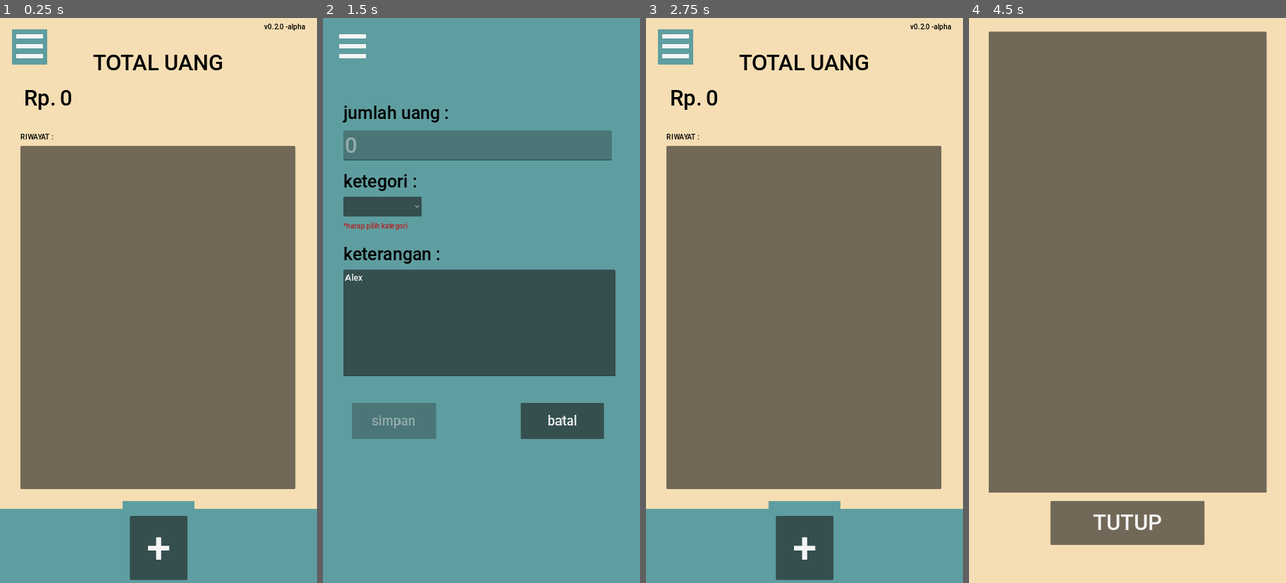
Above: before the commit, frames 1-4 (left to right).
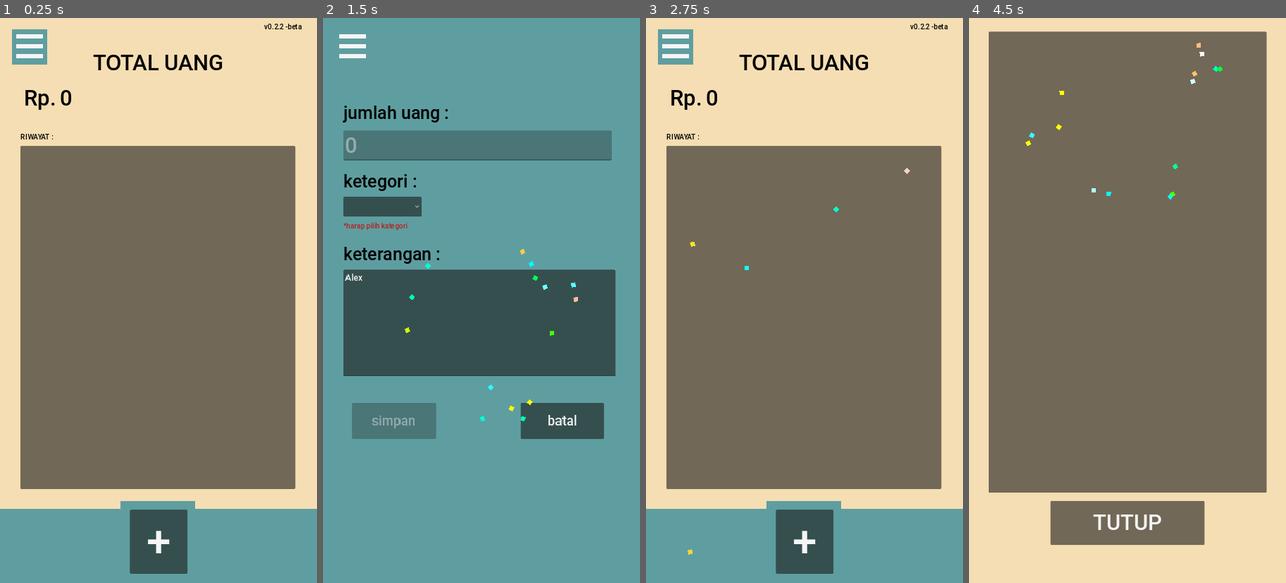
Above: after the commit, the same moments.

Repository: Ghofar05/catatan_keuangan_sederhana
Game: Godot game, scene res://main.tscn
Two runs of this game, one before a commit and one after it. Both use one fixed random seed, a clock stepped at 60 frames per second and the inputs below.
Inputs (mouse positions are in pixels of both pictures, inside the frame that each line leads up to):
- Up to frame 1 (0.25 s): no input
- Up to frame 2 (1.5 s): click "+" at 0.5 s; click (478, 323) at 1.27 s; type "Alex" at 1.35 s
- Up to frame 3 (2.75 s): click "batal" at 2 s
- Up to frame 4 (4.5 s): move the mouse to (1197, 272) at 2.77 s; click (1197, 272) at 2.92 s; click (997, 46) at 3.5 s; click "RIWAYAT" at 4.25 s

The runs differ from the first frame. In frame 1, 0.6% of the frame differs, in the area x 38-97%, y 1-100%; in frame 2, 0.2%; in frame 3, 0.7%, in the area x 13-97%, y 1-100%; in frame 4, 0.2%.

Commit message:
bugs fix

Diff:
--- a/Global.gd
+++ b/Global.gd
@@ -1,7 +1,7 @@
 extends Node
 
 
-@onready var appVersion = "v0.2.0 -alpha"
+@onready var appVersion = "v0.2.2 -beta"
 @onready var saveDataAvailable = true
 @onready var styleSelected = "classic"
 @onready var virtualkeyboardvalue = 0
--- /dev/null
+++ b/effect.gd
@@ -0,0 +1,22 @@
+extends Node2D
+
+@onready var touchpos
+
+func startparticletouch():
+	$GPUParticles2D.position = touchpos
+	$GPUParticles2D.restart()
+	pass
+
+
+
+func _input(event):
+	if event is InputEventScreenTouch:
+		touchpos = event.position
+		if event.pressed:
+			startparticletouch()
+		else:
+			pass
+
+
+func _process(delta: float) -> void:
+	pass
--- /dev/null
+++ b/effect.tscn
@@ -0,0 +1,28 @@
+[gd_scene load_steps=3 format=3 uid="uid://dsmok1bxf0v3y"]
+
+[ext_resource type="Script" path="res://effect.gd" id="1_vwbki"]
+
+[sub_resource type="ParticleProcessMaterial" id="ParticleProcessMaterial_icbbf"]
+particle_flag_disable_z = true
+emission_shape = 1
+emission_sphere_radius = 10.54
+angular_velocity_min = -1.60933e-05
+angular_velocity_max = 552.5
+radial_velocity_min = 619.34
+radial_velocity_max = 1000.0
+gravity = Vector3(0, 50, 0)
+scale_min = 10.0
+scale_max = 10.0
+hue_variation_min = -0.97
+hue_variation_max = 1.0
+
+[node name="Node2D" type="Node2D"]
+script = ExtResource("1_vwbki")
+
+[node name="GPUParticles2D" type="GPUParticles2D" parent="."]
+emitting = false
+amount = 15
+process_material = SubResource("ParticleProcessMaterial_icbbf")
+lifetime = 2.0
+one_shot = true
+explosiveness = 1.0
--- a/keyboard.gd
+++ b/keyboard.gd
@@ -72,7 +72,6 @@
 	tujuh.disabled = istextMax
 	delapan.disabled = istextMax
 	sembilan.disabled = istextMax
-	ok.disabled = istextMax
 	nol.disabled = istextMax
 
 
--- a/keyboard.tscn
+++ b/keyboard.tscn
@@ -27,8 +27,8 @@
 anchors_preset = 15
 anchor_right = 1.0
 anchor_bottom = 1.0
-offset_top = 345.0
-offset_bottom = -419.0
+offset_top = 280.0
+offset_bottom = -27.0
 grow_horizontal = 2
 grow_vertical = 2
 alignment = 1
--- a/main.gd
+++ b/main.gd
@@ -68,6 +68,7 @@
 		$ui3/info2.text = "*uang ga cukup"
 		$ui3/save.disabled = true
 	else:
+		$ui3/info2.text = ""
 		pass
 
 	if Input.is_action_just_pressed("back"):
--- a/main.tscn
+++ b/main.tscn
@@ -6,6 +6,7 @@
 [ext_resource type="Script" path="res://style.gd" id="3_0ts0n"]
 [ext_resource type="Script" path="res://option.gd" id="4_fnqx4"]
 [ext_resource type="PackedScene" uid="uid://cylj7pksqlmk4" path="res://keyboard.tscn" id="6_q60pg"]
+[ext_resource type="PackedScene" uid="uid://dsmok1bxf0v3y" path="res://effect.tscn" id="7_06dnk"]
 
 [sub_resource type="Theme" id="Theme_yrxh6"]
 default_font_size = 30
@@ -127,10 +128,10 @@
 layout_mode = 1
 anchors_preset = 10
 anchor_right = 1.0
-offset_left = 278.0
+offset_left = 274.0
 offset_top = 1094.0
-offset_right = -278.0
-offset_bottom = 1186.0
+offset_right = -276.0
+offset_bottom = 1189.0
 grow_horizontal = 2
 color = Color(0.505882, 0.807843, 0.682353, 1)
 
@@ -210,9 +211,9 @@
 anchor_right = 0.5
 anchor_bottom = 1.0
 offset_left = -65.5
-offset_top = -152.0
+offset_top = -166.0
 offset_right = 65.5
-offset_bottom = -7.0
+offset_bottom = -21.0
 grow_horizontal = 2
 grow_vertical = 0
 theme_override_font_sizes/font_size = 100
@@ -229,7 +230,6 @@
 theme_override_font_sizes/font_size = 20
 
 [node name="ui3" type="Control" parent="."]
-visible = false
 layout_mode = 3
 anchors_preset = 0
 offset_top = 1280.0
@@ -349,9 +349,9 @@
 [node name="info2" type="Label" parent="ui3"]
 layout_mode = 0
 offset_left = 49.0
-offset_top = 313.0
+offset_top = 327.0
 offset_right = 210.0
-offset_bottom = 336.0
+offset_bottom = 350.0
 theme_override_colors/font_color = Color(0.954458, 3.60981e-06, 1.34766e-06, 1)
 
 [node name="ovk" type="Button" parent="ui3"]
@@ -765,6 +765,8 @@
 offset_bottom = 1385.0
 grow_horizontal = 1
 grow_vertical = 1
+
+[node name="effect" parent="." instance=ExtResource("7_06dnk")]
 
 [connection signal="pressed" from="ui2/Button" to="." method="_on_button_pressed"]
 [connection signal="item_clicked" from="ui2/ItemList" to="." method="_on_item_list_item_clicked"]
--- a/project.godot
+++ b/project.godot
@@ -11,7 +11,7 @@
 [application]
 
 config/name="catat uang"
-config/version="v0.2.0 -alpha"
+config/version="v0.2.2 -beta"
 run/main_scene="res://main.tscn"
 config/features=PackedStringArray("4.3", "GL Compatibility")
 boot_splash/bg_color=Color(0.988235, 0.972549, 0.890196, 1)
Not shown, changed: export_presets.cfg
Not shown: 1 places in main.tscn that only renumber resources
